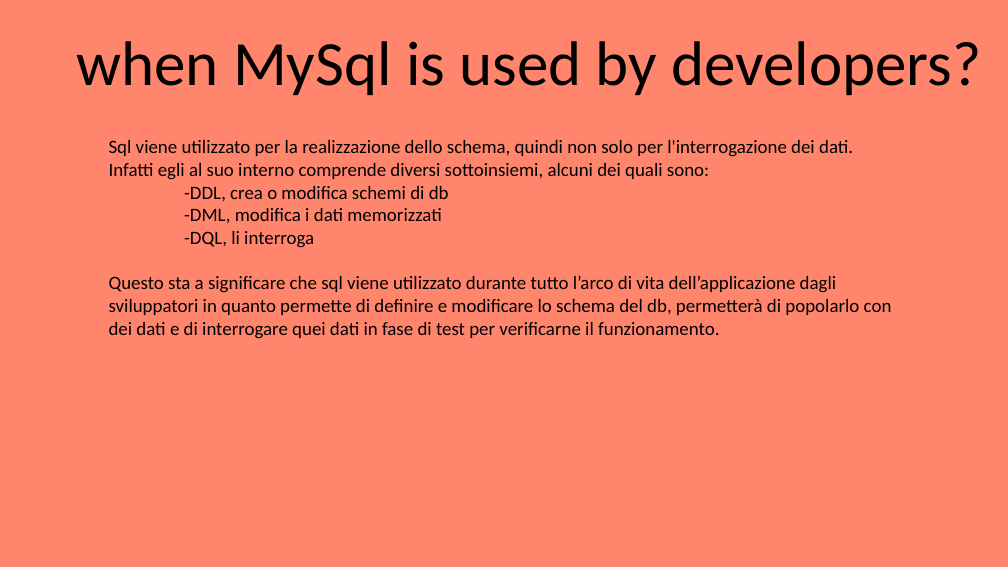
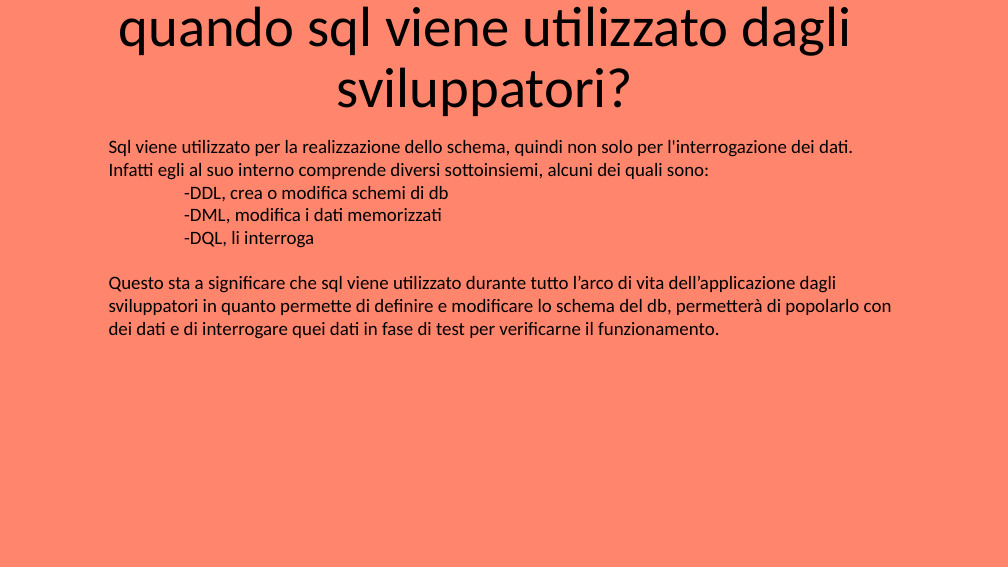
Before and after one commit to EmanueleCitarella/presentationAS, a slide deck: slide 12 of Sql vs NoSql.pptx. Drawn at 1008x567 pixels with LibreOffice and Linux fonts; fonts in the diff are those of the drawing. Boxes give left, top, right and bottom in pixels: in the first picture for what was removed or moved away, otherwise in the second. Text is boxed around its words. In the diff, an @@ line names an element or a change of style, - is before the commit and + after.

```diff
--- a/Sql vs NoSql.pptx
+++ b/Sql vs NoSql.pptx
@@ title at (119,6,852,116): text changed; size 60 to 54 pt @@
-when MySql is used by developers?
+quando sql viene utilizzato dagli sviluppatori?
```
Also in this commit, not shown: 22 other slides changed, 1 slide added, 2 slides removed, 1 other file.
